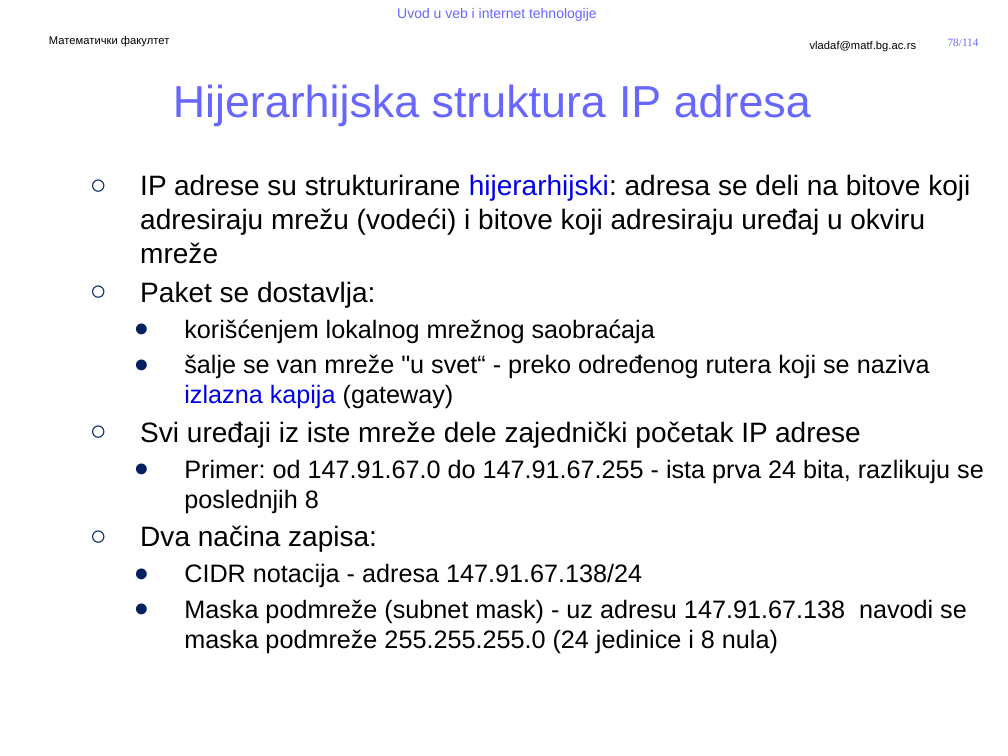
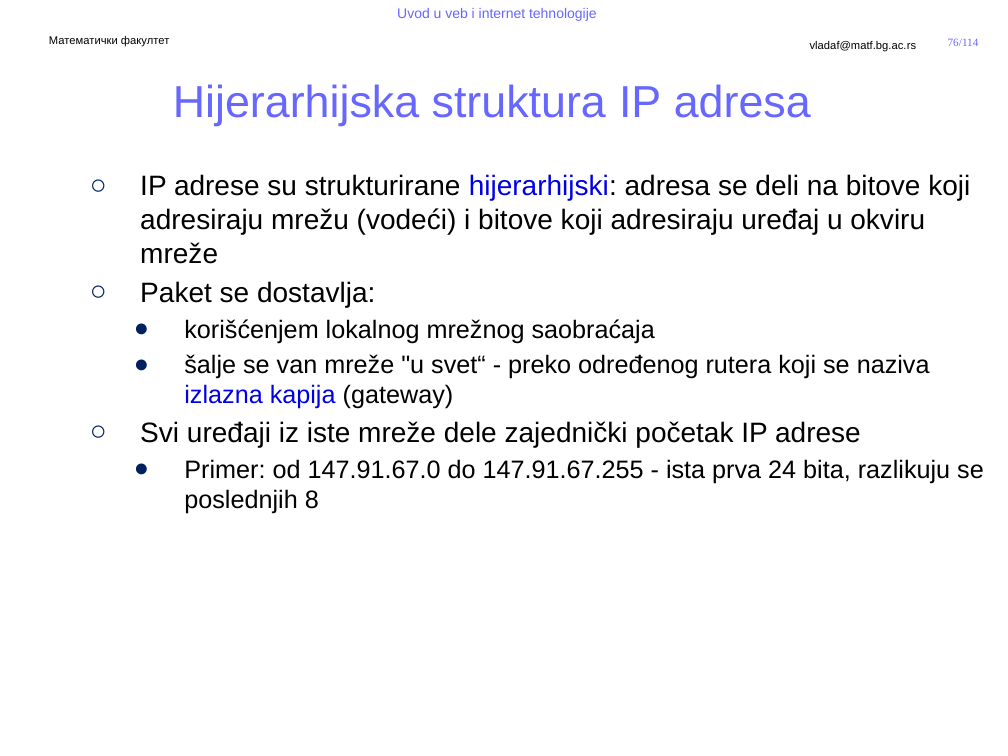
Before and after one commit to MatfUVIT/info, a slide deck: slide 76 of predavanja/prezentacije/UVIT01-02-Uvod u Internet.pptx (slide 78 before the commit). Drawn at 1008x756 pixels with LibreOffice and Linux fonts; fonts in the diff are those of the drawing; background and template pictures are left out. Boxes give left, top, right and bottom in pixels: in the first picture for what was removed or moved away, otherwise in the second. Text is boxed around its words. In the diff, an @@ line names an element or a change of style, - is before the commit and + after.

```diff
--- a/predavanja/prezentacije/UVIT01-02-Uvod u Internet.pptx
+++ b/predavanja/prezentacije/UVIT01-02-Uvod u Internet.pptx
@@ text at bbox=[140, 525, 967, 654]: paragraphs removed @@
-  ○ Dva načina zapisa:
-    ● CIDR notacija - adresa 147.91.67.138/24
-    ● Maska podmreže (subnet mask) - uz adresu 147.91.67.138 navodi se maska podmreže 255.255.255.0 (24 jedinice i 8 nula)
```
Also in this commit, not shown: 6 other slides changed, 1 slide added, 1 slide removed, 1 other file.
